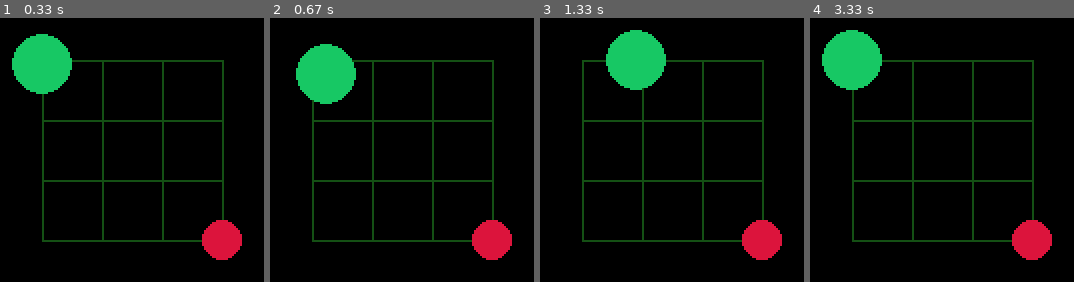
Above: before the commit, frames 1-4 (left to right).
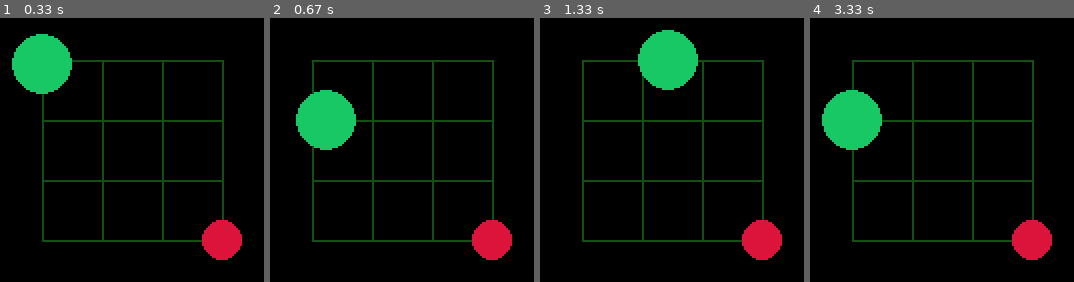
Above: after the commit, the same moments.

Repository: haruomaki/pyrein
Game: pygame game, started from snake_game/play.py
Two runs of this game, one before a commit and one after it. Both use one fixed random seed, a clock stepped at 60 frames per second and the inputs below.
Inputs:
- Up to frame 1 (0.33 s): no input
- Up to frame 2 (0.67 s): hold Right from 0.33 s (still down)
- Up to frame 3 (1.33 s): release Right at 0.8 s; hold Up 0.83-1.13 s; hold Right from 1.17 s (still down)
- Up to frame 4 (3.33 s): release Right at 1.63 s; hold Left 1.67-2.2 s; hold Down 2.23-2.53 s; hold Left 2.57-2.97 s; hold Up from 3 s (still down)

Frame 1 is identical in both runs. In frame 2, 6.9% of the frame differs, in the area x 9-33%, y 9-50%; in frame 3, 5.2%; in frame 4, 7.9%, in the area x 4-28%, y 4-50%.

Commit message:
前ステップを参照する描画

Diff:
--- a/engine/__init__.py
+++ b/engine/__init__.py
@@ -9,7 +9,7 @@
 def run[S, M](
     simulate: Callable[[S, M], bool],
     decide: Callable[[], Generator[None, None, M]],
-    render: Callable[[S], Generator[None, None, NoReturn]],
+    render: Callable[[S], None],
     initialize: Callable[[], S],
 ) -> None:
     pygame.init()  # Pygameの初期化
@@ -41,12 +41,13 @@
         ## シミュレーションループ ##
         ############################
 
+        global step
+        step = 0
         state = initialize()
 
         while True:
             # 規定の時間が経過するまで描画ループ
             simstart = pygame.time.get_ticks()
-            draw = render(state)
             act = decide()
             elapsed = 0.0  # 最後に状態が更新されてからの経過時間（秒）
             while True:
@@ -63,7 +64,7 @@
 
                 # 描画
                 screen.fill(BLACK)
-                next(draw)
+                render(state)
                 pygame.display.flip()
 
                 # キー入力受け付け
@@ -78,6 +79,7 @@
 
             # 時間が来たらゲーム世界を進める
             simulation_running = simulate(state, msg)
+            step += 1
             if not simulation_running:
                 state = initialize()
 
--- a/snake_game/play.py
+++ b/snake_game/play.py
@@ -39,38 +39,40 @@
 
 
 prev: game.State | None = None
+curr: game.State | None = None
+current_step: int = 0
 
 
 def render(state: game.State):
-    global prev
-    if prev is None:
+    global prev, curr, current_step
+    if engine.step == 0:
         prev = copy.copy(state)
+        curr = copy.copy(state)
+    elif engine.step != current_step:
+        current_step = engine.step
+        # print("prevとcurrが更新")
+        prev = curr
+        curr = copy.copy(state)
 
-    while True:
-        draw_grid()
+    assert prev is not None
+    assert curr is not None
 
-        # リンゴを描画
-        if state.apple:
-            engine.draw.circle(
-                FOOD_COLOR, state.apple * game.GRID_SIZE, game.GRID_SIZE / 3
-            )
+    draw_grid()
 
-        # 円を描画。頭を最前面に描画するために逆順に
-        if len(prev.body) != len(state.body):
-            prev.body = [prev.body[0]] + prev.body
-        for i in range(len(state.body) - 1, -1, -1):
-            pr = prev.body[i]
-            cr = state.body[i]
-            x = engine.lerp(
-                pr.x * game.GRID_SIZE, cr.x * game.GRID_SIZE, ease_out(dt, 1.5)
-            )
-            y = engine.lerp(
-                pr.y * game.GRID_SIZE, cr.y * game.GRID_SIZE, ease_out(dt, 1.5)
-            )
-            color = SNAKE_HEAD if i == 0 else SNAKE_BODY
-            engine.draw.circle(color, (x, y), game.GRID_SIZE / 2)
+    # リンゴを描画
+    if curr.apple is not None:
+        engine.draw.circle(FOOD_COLOR, curr.apple * game.GRID_SIZE, game.GRID_SIZE / 3)
 
-        yield
+    # 円を描画。頭を最前面に描画するために逆順に
+    if len(prev.body) != len(curr.body):
+        prev.body = [prev.body[0]] + prev.body
+    for i in range(len(curr.body) - 1, -1, -1):
+        pr = prev.body[i]
+        cr = curr.body[i]
+        x = engine.lerp(pr.x * game.GRID_SIZE, cr.x * game.GRID_SIZE, ease_out(dt, 1.5))
+        y = engine.lerp(pr.y * game.GRID_SIZE, cr.y * game.GRID_SIZE, ease_out(dt, 1.5))
+        color = SNAKE_HEAD if i == 0 else SNAKE_BODY
+        engine.draw.circle(color, (x, y), game.GRID_SIZE / 2)
 
 
 def decide():
